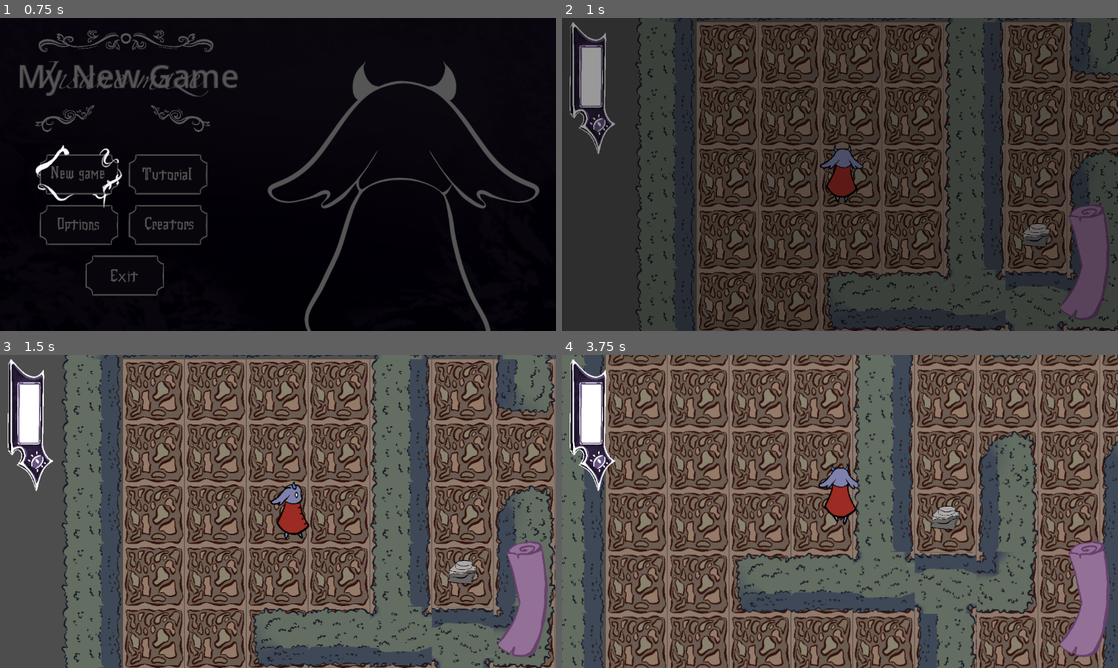
Above: before the commit, frames 1-4 (two rows, left to right).
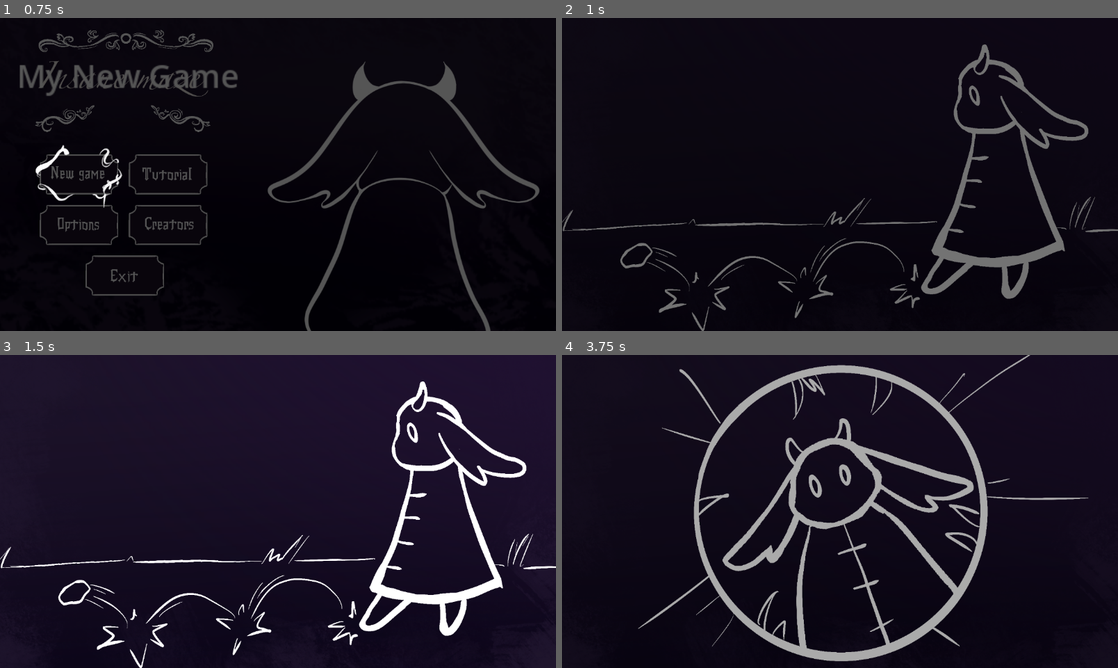
Above: after the commit, the same moments.

Repository: Horacjusz/a_merdz_byl
Game: Godot game, scene res://scenes/main.tscn
Same seed, same stepped clock (60 frames per second), same inputs: the game is played once before the commit and once after it. Sound files missing from this copy of the repository are replaced by a short silence.
Inputs (mouse positions are in pixels of both pictures, inside the frame that each line leads up to):
- Up to frame 1 (0.75 s): click (77, 174) at 0.5 s
- Up to frame 2 (1 s): no input
- Up to frame 3 (1.5 s): move the mouse to (400, 495) at 1.27 s; hold Right (ui_right) from 1.28 s (still down); hold F (press_F_to_pay_respect) from 1.28 s (still down); click (400, 495) at 1.42 s
- Up to frame 4 (3.75 s): move the mouse to (728, 527) at 2.02 s; release Right (ui_right) at 2.03 s; release F (press_F_to_pay_respect) at 2.03 s; hold Down (ui_down) 2.03-2.78 s; tap F (press_F_to_pay_respect) at 2.1, 3.6 s; move the mouse to (895, 442) at 2.77 s; hold Right (ui_right) 2.78-3.53 s; hold F (press_F_to_pay_respect) 2.78-3.53 s; move the mouse to (812, 574) at 3.52 s; hold Up (ui_up) from 3.53 s (still down); click (812, 574) at 3.67 s

Frame 1 is identical in both runs. In frame 2, 87% of the frame differs, in the area x 0-100%, y 0-100%; in frame 3, 98%; in frame 4, 99%.

Commit message:
Cutscenes done

Diff:
--- /dev/null
+++ b/game/scenes/cutscene.tscn
@@ -0,0 +1,56 @@
+[gd_scene format=3 uid="uid://cqejiql8oe6xj"]
+
+[ext_resource type="Script" uid="uid://02mfcsrqlapr" path="res://scripts/cutscene.gd" id="1_ye7fo"]
+[ext_resource type="Texture2D" uid="uid://cm0qo3mm43f53" path="res://assets/cutscene_asset/Escape_ending.png" id="2_a320b"]
+
+[sub_resource type="Animation" id="Animation_ix241"]
+length = 0.001
+tracks/0/type = "value"
+tracks/0/imported = false
+tracks/0/enabled = true
+tracks/0/path = NodePath("DisplayFrame:self_modulate")
+tracks/0/interp = 1
+tracks/0/loop_wrap = true
+tracks/0/keys = {
+"times": PackedFloat32Array(0),
+"transitions": PackedFloat32Array(1),
+"update": 0,
+"values": [Color(1, 1, 1, 1)]
+}
+
+[sub_resource type="Animation" id="Animation_ye7fo"]
+resource_name = "show"
+tracks/0/type = "value"
+tracks/0/imported = false
+tracks/0/enabled = true
+tracks/0/path = NodePath("DisplayFrame:self_modulate")
+tracks/0/interp = 1
+tracks/0/loop_wrap = true
+tracks/0/keys = {
+"times": PackedFloat32Array(0, 0.2, 0.8, 1),
+"transitions": PackedFloat32Array(1, 1, 1, 1),
+"update": 0,
+"values": [Color(1, 1, 1, 0), Color(1, 1, 1, 1), Color(1, 1, 1, 1), Color(1, 1, 1, 0)]
+}
+
+[sub_resource type="AnimationLibrary" id="AnimationLibrary_ix241"]
+_data = {
+&"RESET": SubResource("Animation_ix241"),
+&"show": SubResource("Animation_ye7fo")
+}
+
+[node name="Cutscene" type="Node2D" unique_id=291124688]
+script = ExtResource("1_ye7fo")
+
+[node name="ColorRect" type="ColorRect" parent="." unique_id=1218600917]
+offset_left = -919.0
+offset_top = -699.0
+offset_right = 3169.0
+offset_bottom = 1553.0
+color = Color(0, 0, 0, 1)
+
+[node name="DisplayFrame" type="Sprite2D" parent="." unique_id=166963000]
+texture = ExtResource("2_a320b")
+
+[node name="AnimationPlayer" type="AnimationPlayer" parent="." unique_id=815038867]
+libraries/ = SubResource("AnimationLibrary_ix241")
--- a/game/scenes/last_door.tscn
+++ b/game/scenes/last_door.tscn
@@ -3,7 +3,6 @@
 [ext_resource type="Script" uid="uid://hdetdux8f4hh" path="res://scripts/last_door.gd" id="1_0fdf6"]
 [ext_resource type="Script" uid="uid://i6k8b3nxq6w3" path="res://scripts/door_interaction.gd" id="1_nt00m"]
 [ext_resource type="PackedScene" path="res://scenes/f_button.tscn" id="2_0fdf6"]
-[ext_resource type="PackedScene" uid="uid://dftrpkfy22rxb" path="res://scenes/Player.tscn" id="4_otgde"]
 
 [sub_resource type="CircleShape2D" id="CircleShape2D_otgde"]
 radius = 303.08084
@@ -23,8 +22,5 @@
 visible = false
 position = Vector2(576, 557)
 
-[node name="Player" parent="." unique_id=211872251 instance=ExtResource("4_otgde")]
-position = Vector2(396, 1)
-
 [connection signal="body_entered" from="Range" to="." method="_on_range_body_entered"]
 [connection signal="body_exited" from="Range" to="." method="_on_range_body_exited"]
--- a/game/scenes/levels/level_1.tscn
+++ b/game/scenes/levels/level_1.tscn
@@ -7,11 +7,11 @@
 [ext_resource type="PackedScene" path="res://scenes/f_button.tscn" id="5_dnkej"]
 [ext_resource type="PackedScene" path="res://scenes/bad_button.tscn" id="6_mm8aj"]
 [ext_resource type="PackedScene" uid="uid://clicfed6oj751" path="res://scenes/good_button.tscn" id="7_wtwp4"]
-[ext_resource type="PackedScene" uid="uid://ced105r81hntm" path="res://scenes/slots.tscn" id="8_iwr0g"]
 [ext_resource type="PackedScene" uid="uid://bnmajxwkr6vtw" path="res://scenes/pickup.tscn" id="9_bahl2"]
 [ext_resource type="PackedScene" uid="uid://v5a5f0p2uw35" path="res://scenes/riddles/wires.tscn" id="9_excbq"]
 [ext_resource type="PackedScene" uid="uid://cbiu3mf4f1xj1" path="res://scenes/note.tscn" id="10_np2pn"]
 [ext_resource type="PackedScene" uid="uid://dc7fmwhug5fc" path="res://scenes/ink.tscn" id="11_excbq"]
+[ext_resource type="PackedScene" uid="uid://c1vrvgl7qhu11" path="res://scenes/last_door.tscn" id="12_iav0o"]
 
 [sub_resource type="RectangleShape2D" id="RectangleShape2D_4ptlp"]
 size = Vector2(141.5, 133)
@@ -116,12 +116,14 @@
 [node name="ink" parent="." unique_id=1373816258 instance=ExtResource("11_excbq")]
 position = Vector2(960, 568)
 
+[node name="LastDoor" parent="." unique_id=616772468 instance=ExtResource("12_iav0o")]
+position = Vector2(976, -9)
+
 [connection signal="body_entered" from="guzik1" to="." method="_on_guzik_1_body_entered"]
 [connection signal="body_exited" from="guzik1" to="." method="_on_guzik_1_body_exited"]
 [connection signal="body_entered" from="guzik2" to="." method="_on_guzik_2_body_entered"]
 [connection signal="body_exited" from="guzik2" to="." method="_on_guzik_2_body_exited"]
 [connection signal="clicked" from="CanvasLayer/good_button" to="." method="_on_good_button_clicked"]
-[connection signal="solved" from="CanvasLayer/slots" to="." method="_on_slots_solved"]
 [connection signal="body_entered" from="sloty" to="." method="_on_sloty_body_entered"]
 [connection signal="body_exited" from="sloty" to="." method="_on_sloty_body_exited"]
 [connection signal="body_entered" from="note1" to="." method="_on_note_1_body_entered"]
--- a/game/scenes/main.tscn
+++ b/game/scenes/main.tscn
@@ -8,6 +8,7 @@
 [ext_resource type="Script" uid="uid://foyruhtg56ag" path="res://scripts/map.gd" id="5_85g3d"]
 [ext_resource type="PackedScene" path="res://scenes/transition_screen.tscn" id="5_tbgi4"]
 [ext_resource type="PackedScene" uid="uid://dky8wduw6gnt4" path="res://scenes/popup_message.tscn" id="6_tipki"]
+[ext_resource type="PackedScene" uid="uid://cqejiql8oe6xj" path="res://scenes/cutscene.tscn" id="7_85g3d"]
 
 [node name="Main" type="Node2D" unique_id=297181464]
 script = ExtResource("1_o5qli")
@@ -38,6 +39,10 @@
 visible = false
 position = Vector2(575, 325)
 
+[node name="Cutscene" parent="World/HUD" unique_id=291124688 instance=ExtResource("7_85g3d")]
+position = Vector2(575, 322)
+scale = Vector2(0.65, 0.65)
+
 [node name="UI" type="CanvasLayer" parent="." unique_id=1697044310]
 layer = 10
 
--- /dev/null
+++ b/game/scripts/cutscene.gd
@@ -0,0 +1,62 @@
+extends Node2D
+@onready var cutscene: Node2D = $"."
+@onready var display_frame: Sprite2D = $DisplayFrame
+@onready var animation_player: AnimationPlayer = $AnimationPlayer
+
+var frames = []
+var current_frame = -1
+var prev_frame = -1
+
+func play_prologue() :
+	set_frames([
+		load("res://assets/cutscene_asset/Prologue1.png"),
+		load("res://assets/cutscene_asset/Prologue2.png"),
+		load("res://assets/cutscene_asset/Prologue3.png"),
+		load("res://assets/cutscene_asset/Prologue4.png"),
+		load("res://assets/cutscene_asset/Prologue5.png"),
+		load("res://assets/cutscene_asset/Prologue6.png"),
+		load("res://assets/cutscene_asset/Prologue7.png"),
+	])
+	_play(1)
+
+func play_escape_ending() :
+	set_frames([
+		load("res://assets/cutscene_asset/Escape_ending.png")
+	])
+	_play(0.2)
+
+func play_insane_ending() :
+	set_frames([
+		load("res://assets/cutscene_asset/Insanity_ending.png")
+	])
+	_play(0.2)
+
+func play_vine_ending() :
+	set_frames([
+		load("res://assets/cutscene_asset/Vine_ending.png")
+	])
+	_play(0.2)
+
+func play_door(new_frames) :
+	set_frames(new_frames)
+	_play(0.3)
+
+func _play(speed_scale) :
+	cutscene.z_index = 100
+	cutscene.visible = true
+	display_frame.self_modulate = 0
+	animation_player.speed_scale = speed_scale
+	for frame in frames :
+		display_frame.texture = frame
+		animation_player.play("show")
+		await animation_player.animation_finished
+
+	cutscene.visible = false
+	cutscene.z_index = -100
+
+func set_frames(new_frames) :
+	frames = new_frames
+
+func _ready() :
+	cutscene.visible = false
+	cutscene.z_index = -100
--- a/game/scripts/main.gd
+++ b/game/scripts/main.gd
@@ -9,6 +9,7 @@
 @onready var bar: Node2D = $World/HUD/Bar
 @onready var map: TextureButton = $World/HUD/Map
 @onready var popup_message: Node2D = $World/HUD/PopupMessage
+@onready var cutscene: Node2D = $World/HUD/Cutscene
 
 
 var current_level: Level = null
@@ -38,6 +39,7 @@
 	await transition_screen.transition_finished
 	main_menu.hide()
 	main_menu.change_to_pause_menu()
+	cutscene.play_prologue()
 	player.visible = true
 	LevelManager.request_level("level_1", "start", true)
 
@@ -122,6 +124,8 @@
 	pass # Replace with function body.
 
 func _on_player_last_door_open() -> void:
+	print("the DOOR opened")
+
 	pass # Replace with function body.
 
 
Not shown, added: game/scripts/cutscene.gd.uid
